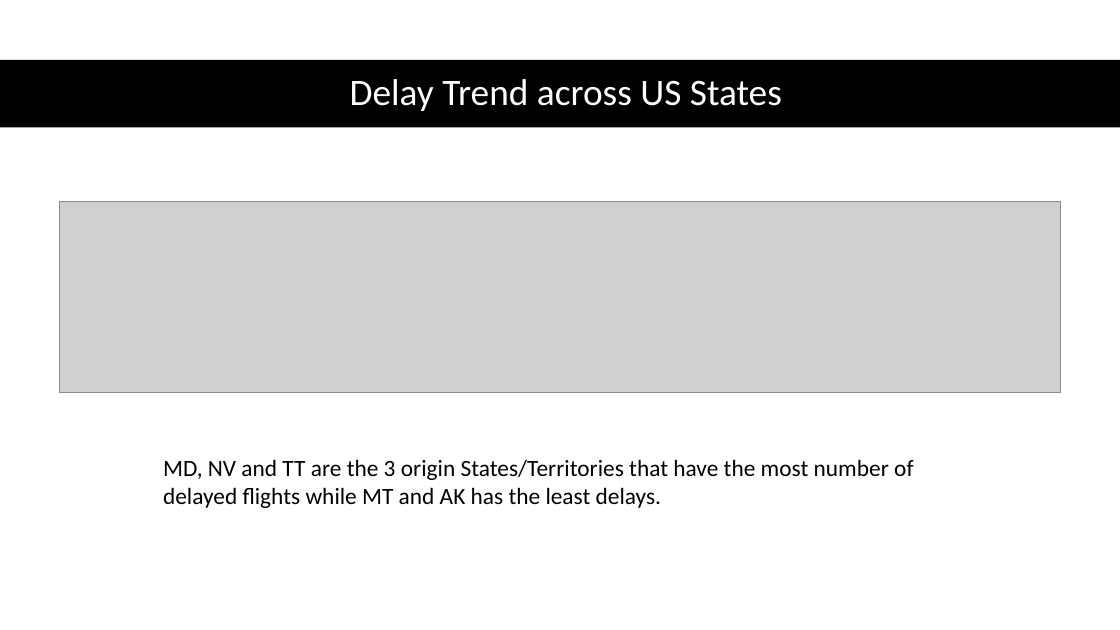
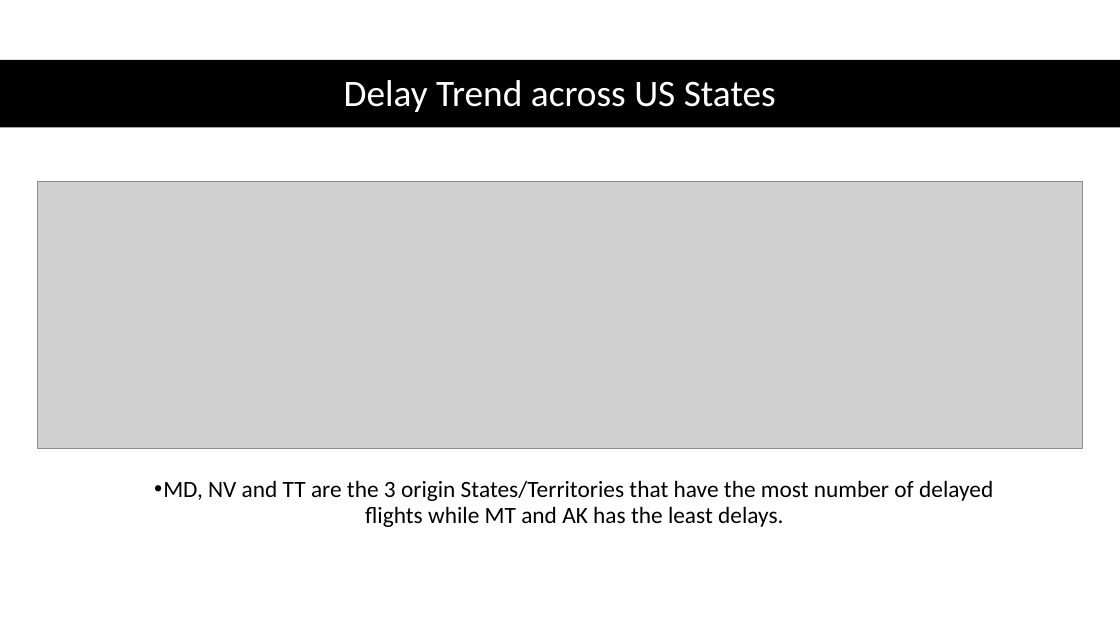
Before and after one commit to Randy0601/GroupProject, a slide deck: slide 16 of Ghassan-P/GroupProject-starbucks.pptx. Drawn at 1120x630 pixels with LibreOffice and Linux fonts; fonts in the diff are those of the drawing; grey boxes stand for pictures. Boxes give left, top, right and bottom in pixels: in the first picture for what was removed or moved away, otherwise in the second. Text is boxed around its words. In the diff, an @@ line names an element or a change of style, - is before the commit and + after.

Commit message:
Formatted presentation

```diff
--- a/Ghassan-P/GroupProject-starbucks.pptx
+++ b/Ghassan-P/GroupProject-starbucks.pptx
@@ title "Delay Trend across US States": place and size @@
-title "Delay Trend across US States" at (350, 79, 782, 111)
+title "Delay Trend across US States" at (344, 80, 776, 112)
@@ picture: place and size @@
-picture at (59, 202, 1061, 392)
+picture at (38, 181, 1082, 449)
@@ text "MD, NV and TT are ...": place and size @@
-text "MD, NV and TT are ..." at (163, 459, 913, 508)
+text "MD, NV and TT are ..." at (163, 480, 993, 527)
@@ text "MD, NV and TT are ..." at (163, 480, 993, 527): alignment left to centre; bullet none to •; line spacing 1 to 0.9; more space between paragraphs @@
```
Also in this commit, not shown: 23 other slides changed, 1 slide added.
